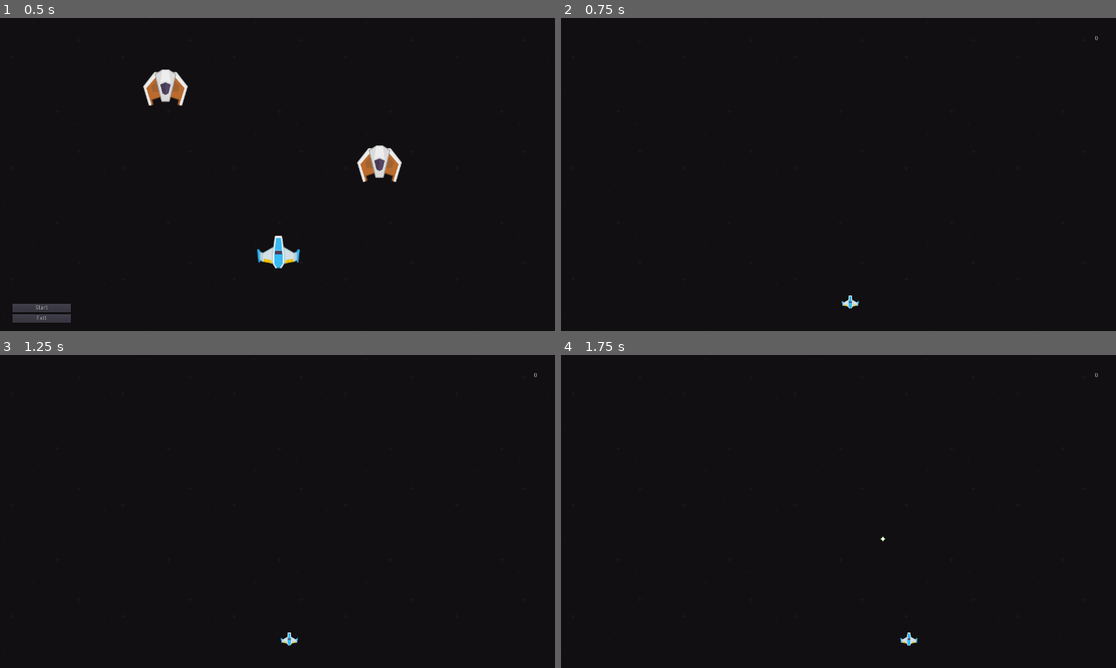
Above: before the commit, frames 1-4 (two rows, left to right).
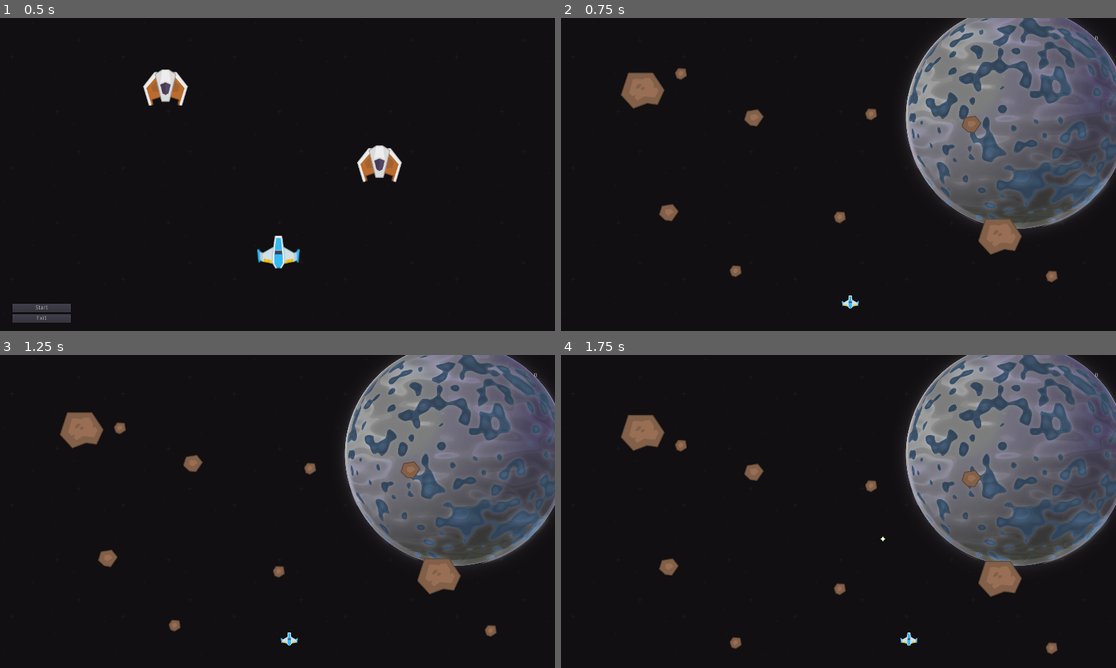
Above: after the commit, the same moments.

Repository: pmatigakis/spaceshooter
Game: Godot game, scene res://Menu.tscn
Same seed, same stepped clock (60 frames per second), same inputs: the game is played once before the commit and once after it.
Inputs:
- Up to frame 1 (0.5 s): no input
- Up to frame 2 (0.75 s): click "Start" at 0.5 s
- Up to frame 3 (1.25 s): no input
- Up to frame 4 (1.75 s): tap Enter at 1.25 s; hold Right (ui_right) from 1.28 s (still down); tap Space (ui_select) at 1.52 s

Frame 1 is identical in both runs. In frame 2, 23% of the frame differs, in the area x 10-100%, y 0-85%; in frame 3, 24%; in frame 4, 24%, in the area x 10-100%, y 0-96%.

Commit message:
added better backgrounds

Diff:
--- /dev/null
+++ b/ParallaxBackground.gd
@@ -0,0 +1,16 @@
+extends ParallaxBackground
+
+
+# Declare member variables here. Examples:
+# var a = 2
+# var b = "text"
+
+
+# Called when the node enters the scene tree for the first time.
+func _ready():
+	pass # Replace with function body.
+
+
+# Called every frame. 'delta' is the elapsed time since the previous frame.
+func _process(delta):
+	scroll_offset.y += 40 * delta
--- a/Spaceshooter.tscn
+++ b/Spaceshooter.tscn
@@ -1,9 +1,14 @@
-[gd_scene load_steps=6 format=2]
+[gd_scene load_steps=11 format=2]
 
 [ext_resource path="res://Player.tscn" type="PackedScene" id=1]
 [ext_resource path="res://Spaceshooter.gd" type="Script" id=2]
 [ext_resource path="res://Hud.tscn" type="PackedScene" id=3]
 [ext_resource path="res://assets/backgrounds/black.png" type="Texture" id=4]
+[ext_resource path="res://assets/meteors/meteorBrown_big1.png" type="Texture" id=5]
+[ext_resource path="res://assets/meteors/meteorBrown_small1.png" type="Texture" id=6]
+[ext_resource path="res://assets/meteors/meteorBrown_med3.png" type="Texture" id=7]
+[ext_resource path="res://ParallaxBackground.gd" type="Script" id=8]
+[ext_resource path="res://assets/planets/planet04.png" type="Texture" id=9]
 
 [sub_resource type="Curve2D" id=1]
 _data = {
@@ -13,12 +18,71 @@
 [node name="Spaceshooter" type="Node2D"]
 script = ExtResource( 2 )
 
-[node name="Background" type="TextureRect" parent="."]
+[node name="ParallaxBackground" type="ParallaxBackground" parent="."]
+script = ExtResource( 8 )
+
+[node name="Background" type="TextureRect" parent="ParallaxBackground"]
 margin_right = 1280.0
 margin_bottom = 720.0
 texture = ExtResource( 4 )
 expand = true
 stretch_mode = 2
+
+[node name="Planet04" type="Sprite" parent="ParallaxBackground"]
+position = Vector2( 1052, 229 )
+scale = Vector2( 0.5, 0.5 )
+texture = ExtResource( 9 )
+
+[node name="ParallaxLayer" type="ParallaxLayer" parent="ParallaxBackground"]
+motion_scale = Vector2( 1, 0.3 )
+motion_mirroring = Vector2( 0, 720 )
+
+[node name="MeteorBrownBig1" type="Sprite" parent="ParallaxBackground/ParallaxLayer"]
+position = Vector2( 190, 165 )
+texture = ExtResource( 5 )
+
+[node name="MeteorBrownBig2" type="Sprite" parent="ParallaxBackground/ParallaxLayer"]
+position = Vector2( 1013, 501 )
+texture = ExtResource( 5 )
+
+[node name="ParallaxLayer2" type="ParallaxLayer" parent="ParallaxBackground"]
+motion_mirroring = Vector2( 0, 720 )
+
+[node name="MeteorBrownMed3" type="Sprite" parent="ParallaxBackground/ParallaxLayer2"]
+position = Vector2( 446, 222 )
+texture = ExtResource( 7 )
+
+[node name="MeteorBrownMed4" type="Sprite" parent="ParallaxBackground/ParallaxLayer2"]
+position = Vector2( 250, 440 )
+texture = ExtResource( 7 )
+
+[node name="MeteorBrownMed5" type="Sprite" parent="ParallaxBackground/ParallaxLayer2"]
+position = Vector2( 947, 237 )
+texture = ExtResource( 7 )
+
+[node name="ParallaxLayer3" type="ParallaxLayer" parent="ParallaxBackground"]
+motion_scale = Vector2( 1, 2 )
+motion_mirroring = Vector2( 0, 720 )
+
+[node name="MeteorBrownSmall1" type="Sprite" parent="ParallaxBackground/ParallaxLayer3"]
+position = Vector2( 644, 444 )
+texture = ExtResource( 6 )
+
+[node name="MeteorBrownSmall2" type="Sprite" parent="ParallaxBackground/ParallaxLayer3"]
+position = Vector2( 404, 568 )
+texture = ExtResource( 6 )
+
+[node name="MeteorBrownSmall3" type="Sprite" parent="ParallaxBackground/ParallaxLayer3"]
+position = Vector2( 716, 207 )
+texture = ExtResource( 6 )
+
+[node name="MeteorBrownSmall4" type="Sprite" parent="ParallaxBackground/ParallaxLayer3"]
+position = Vector2( 278, 114 )
+texture = ExtResource( 6 )
+
+[node name="MeteorBrownSmall5" type="Sprite" parent="ParallaxBackground/ParallaxLayer3"]
+position = Vector2( 1132, 580 )
+texture = ExtResource( 6 )
 
 [node name="Player" parent="." instance=ExtResource( 1 )]
 position = Vector2( 668, 653 )
Binary file added: assets/meteors/meteorBrown_big1.png
Not shown, added: assets/meteors/meteorBrown_big1.png.import
Binary file added: assets/meteors/meteorBrown_med3.png
Not shown, added: assets/meteors/meteorBrown_med3.png.import
Binary file added: assets/meteors/meteorBrown_small1.png
Not shown, added: assets/meteors/meteorBrown_small1.png.import
Binary file added: assets/planets/planet04.png
Not shown, added: assets/planets/planet04.png.import
